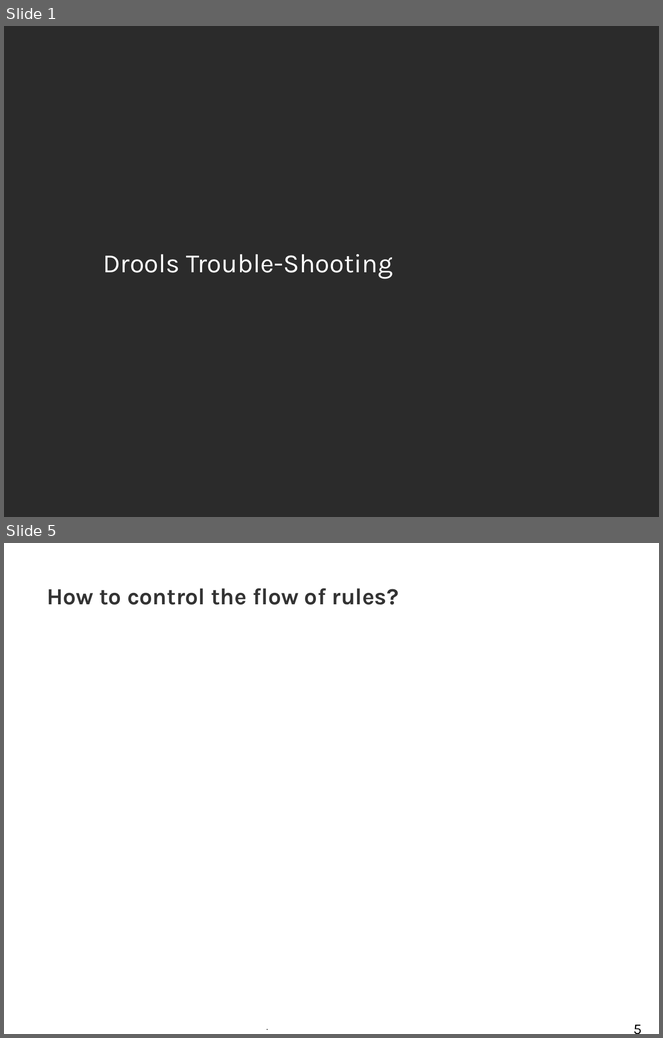
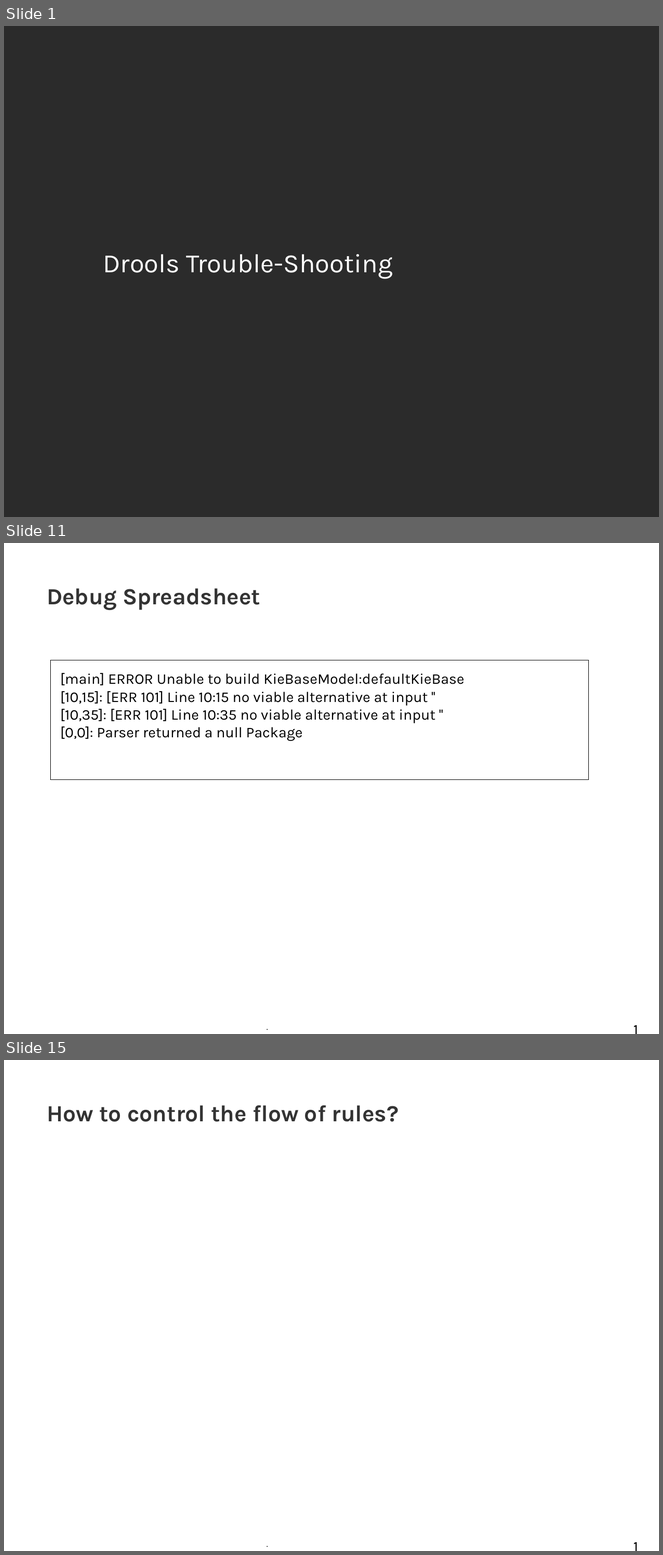
Before and after one commit to tkobayas/kie-live, a slide deck: 2021_Drools_trouble_shooting.odp. Shown one above the other, each under a label of ours: slides 1 and 5 before the commit, slides 1, 11 and 15 after it; the slides between them are not shown. The pictures are 663x1038 and 663x1555 pixels, drawn with LibreOffice and Linux fonts; fonts in the diff are those of the drawing; background and template pictures are left out; a plain dark background stands for a picture behind light text. Boxes give left, top, right and bottom in pixels: in the first picture for what was removed or moved away, otherwise in the second. Text is boxed around its words. In the diff, an @@ line names an element or a change of style, - is before the commit and + after.

```diff
--- a/2021_Drools_trouble_shooting.odp
+++ b/2021_Drools_trouble_shooting.odp
@@ slide 11 added at box(4, 543, 659, 1034), background #FFFFFF; not listed: 2 template elements that a slide beside it also shows @@
@@ title added at box(47, 588, 260, 610), 28 pt, text #333333, bold @@
+Debug Spreadsheet
@@ rectangle added at box(51, 660, 590, 780), outline #000000 0 pt, 18 pt, text #000000 @@
+[main] ERROR Unable to build KieBaseModel:defaultKieBase
+[10,15]: [ERR 101] Line 10:15 no viable alternative at input ''
+[10,35]: [ERR 101] Line 10:35 no viable alternative at input ''
+[0,0]: Parser returned a null Package
@@ what was slide 5 is now slide 15 @@
@@ page number at box(624, 1528, 652, 1551): text changed @@
-5
+15
```
Also in this commit, not shown: 5 slides changed, 10 other slides added, 1 slide removed, 8 other files.
